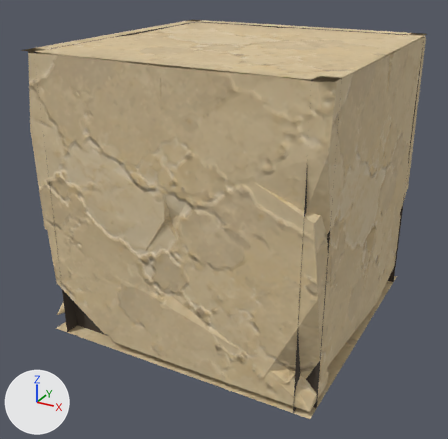
Two versions of the glTF model assets/custom/models/ground_modules/ground_square_island_06.glb, one commit apart.
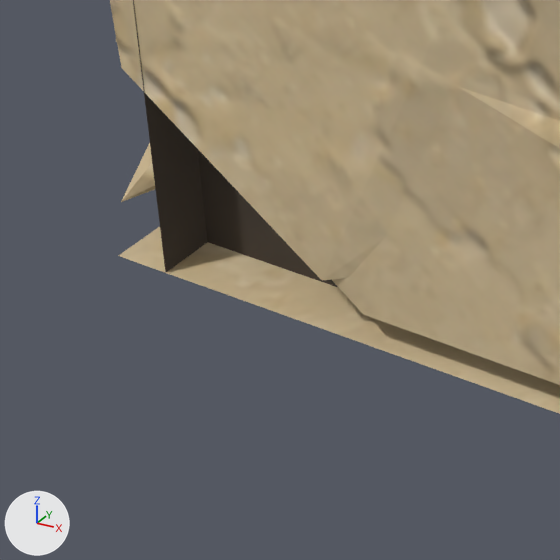
The first picture shows the older version from a 50 mm lens placed at (1.478, -1.401, 1.288), pointed at (0.474, 0.424, 0.376). The close-ups show the older and then the newer version on the part from 6% to 36% of the width and 61% to 91% of the height of that picture. Only the edits that show in the close-ups are written down. The lights are fixed; the arrows at lower left show +X, +Y and +Z.

In view in the first close-up: 'GroundSquareIsland06_Body'.
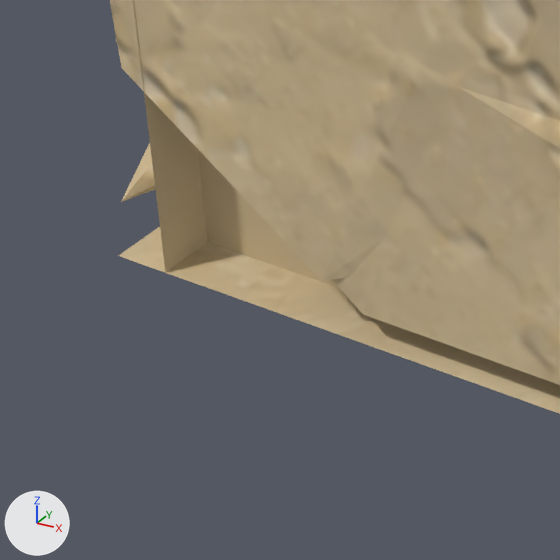
Edits to the bpy script that builds the scene:
```text
Change mat_groundmodulerecess:
    mat_groundmodulerecess.base_color: (0.06, 0.045, 0.032) -> (0.61, 0.48, 0.28)  # brown #453c32 -> beige #cdb890
```

Where the change shows, as pixel boxes [x1, y1, x2, y2] in the close-ups (560 x 560 px):
'GroundSquareIsland06_Body', recoloured (lighter)
    both: [130, 0, 345, 297]
